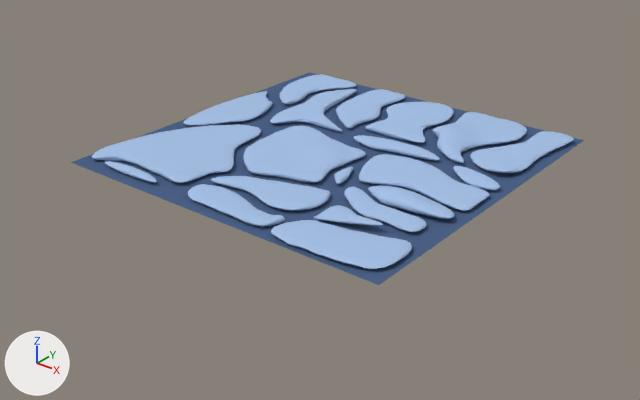
A saved change to the Blender file Washed Up Wizard/Assets/Models/Environment/Nature/Ice/Ice Ground.blend.
Both versions are drawn from a 50 mm lens placed at (24.3, -31.1, 17.1), pointed at (0.2, -1.0, -1.5). Lighting does not change. The marker at lower left points along +X, +Y and +Z.

Names of what the first picture shows: 'Ground', 'ground under'.
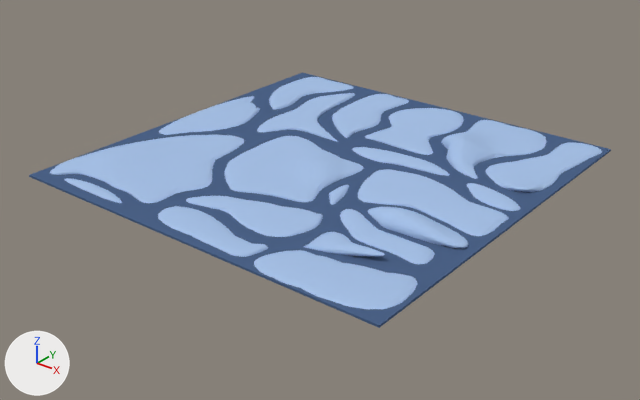
Where the newer file only moved an object's origin or applied its transform, the numbers keep the older frame.

What the commit changed:
me_plane_001 has 4 vertices, 1 face and spans x -1.0..1.0, y -1.0..1.0, z 0.41.
me_plane_001 is used by ob_ground_under; location (0.03, 0.38, -3.13); scale (8.84, 8.84, 8.84).
Verts and faces of me_plane_001; kept vertices keep their numbers, new ones are numbered from 4.
Before the commit, vertices of me_plane_001: 0 (-1.0, -1.0, 0.41) at pixel (70, 162), 1 (1.0, -1.0, 0.41) at pixel (378, 285), 2 (-1.0, 1.0, 0.41) at pixel (309, 72), 3 (1.0, 1.0, 0.41) at pixel (584, 140).
Part 1, on me_plane_001:
Vertices deleted: 0 to 3 (with the faces that use them).
Part 2, on me_plane_001:
New vertex 4 is at (-10.0, -10.0, 0.05), pixel (29, 174).
New vertex 5 is at (-10.0, 10.0, 0.05), pixel (302, 72).
New vertex 6 is at (-10.0, -10.0, -0.05), pixel (29, 176).
New vertex 7 is at (-10.0, 10.0, -0.05).
New vertices 8 to 11 stand at vertices 4 to 7, in that order, plus (20.0, 0.0, 0.0).
New faces: (4, 8, 9, 5), (6, 7, 11, 10), (4, 6, 10, 8), (8, 10, 11, 9), (4, 5, 7, 6), (5, 9, 11, 7).
me_plane has 464 vertices, 422 faces, 2 loose edges and spans x -1.18..1.82, y -1.43..1.52, z 0.0..0.12.
me_plane is used by ob_ground; location (-1.8, 0.0, 0.53); scale (5.91, 5.91, 5.91).
me_plane part 3: the whole mesh is scaled about its middle by (1.15, 1.15, 1.55), then moved by (-0.01, -0.05, -0.1).
Object 'ground under' (ob_ground_under) is rescaled from (8.84, 8.84, 8.84) to (1.0, 1.0, 1.0).
Object 'ground under' (ob_ground_under) moves from (0.03, 0.38, -3.13) to (0.0, 0.0, 0.0).

What differs and where, as boxes (x1, y1, x2, y2) in the pictures (640 x 400 px):
'Ground', mesh rescaled (14% wider, 19% taller): before (92, 74, 574, 269); after (50, 77, 602, 309)
'ground under', reshaped, moved, rescaled (13% wider, 20% taller): before (71, 72, 584, 285); after (29, 73, 611, 328)
part 1 of me_plane_001, deleted (blue): before (71, 72, 584, 285)
part 2 of me_plane_001, added (blue): after (29, 73, 611, 328)
